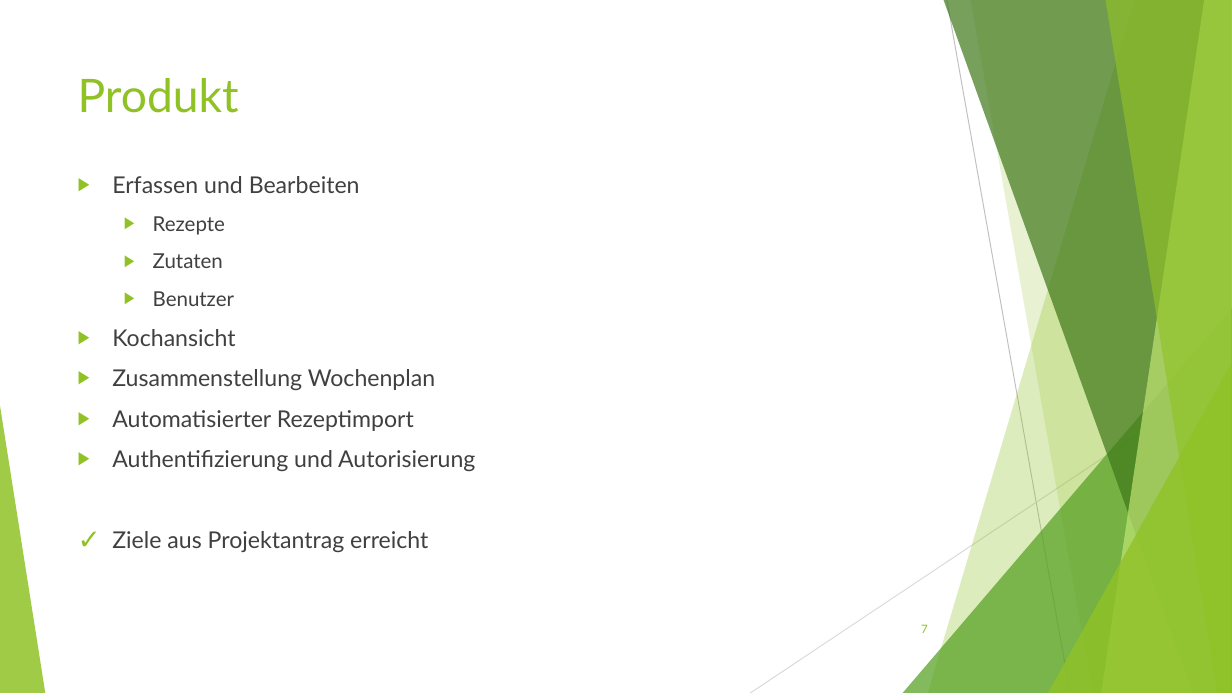
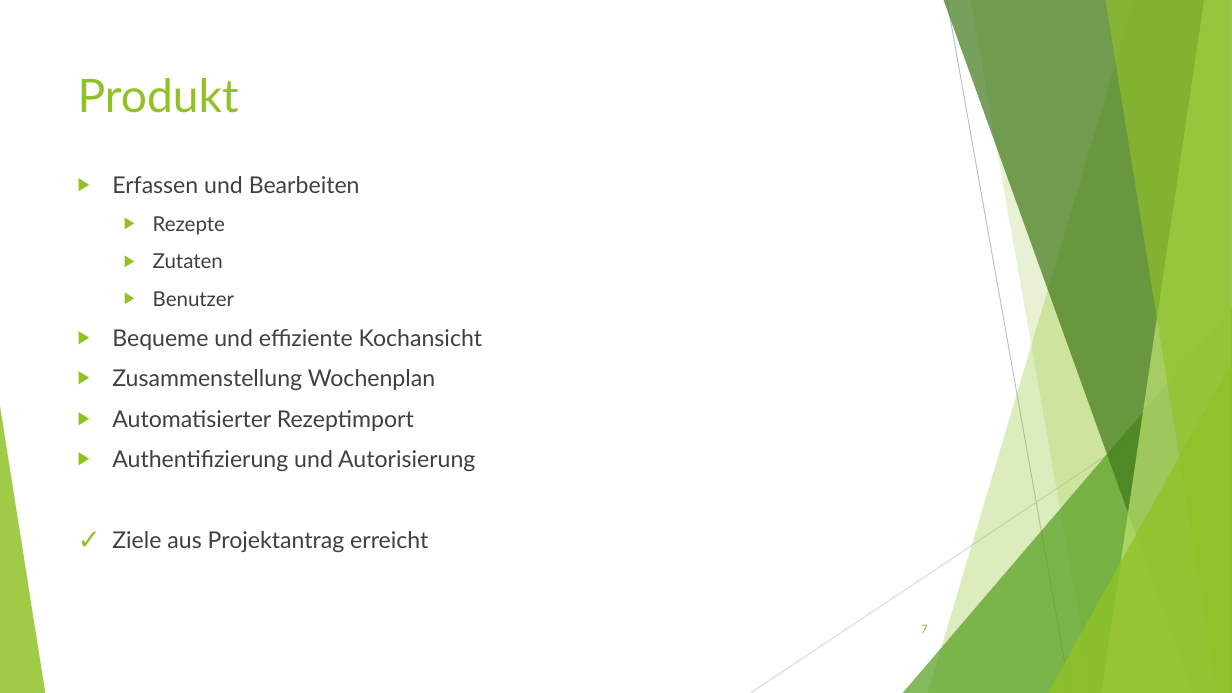
Before and after one commit to BirbsOfPrey/RecipeManager-Project, a slide deck: slide 7 of Präsentation/RecipeManager_Präsentation.pptx. Drawn at 1232x693 pixels with LibreOffice and Linux fonts; fonts in the diff are those of the drawing. Boxes give left, top, right and bottom in pixels: in the first picture for what was removed or moved away, otherwise in the second. Text is boxed around its words. In the diff, an @@ line names an element or a change of style, - is before the commit and + after.

```diff
--- a/Präsentation/RecipeManager_Präsentation.pptx
+++ b/Präsentation/RecipeManager_Präsentation.pptx
@@ text at (112,329,482,350): text changed @@
-▶ Kochansicht
+▶ Bequeme und effiziente Kochansicht
```
Also in this commit, not shown: 1 other slide changed.
